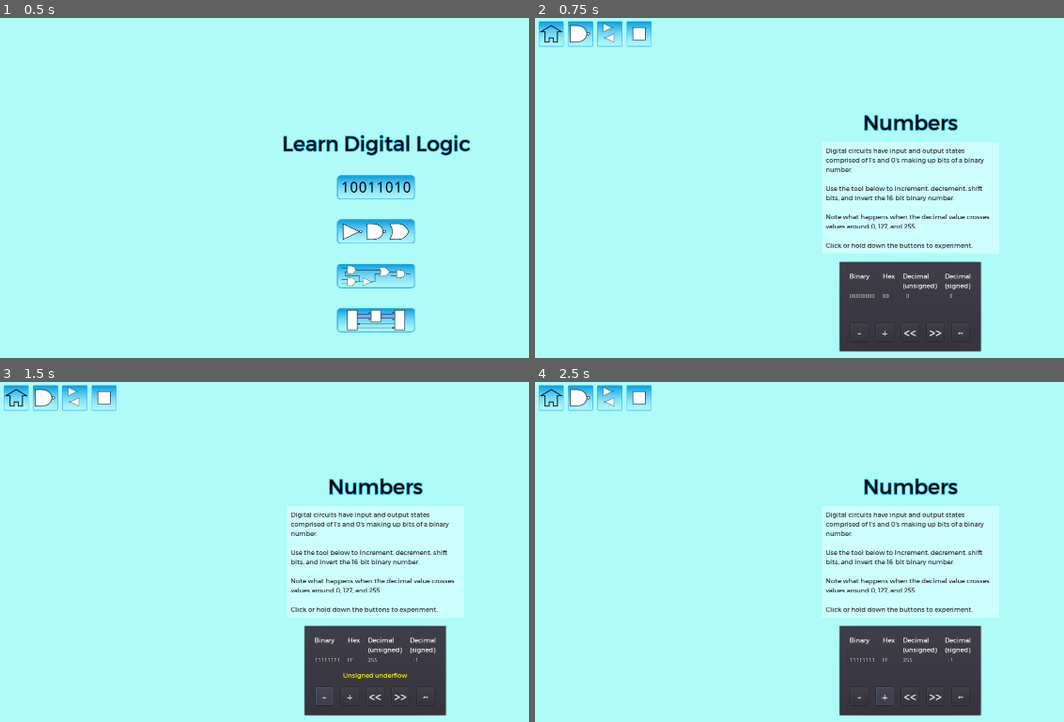
Above: before the commit, frames 1-4 (two rows, left to right).
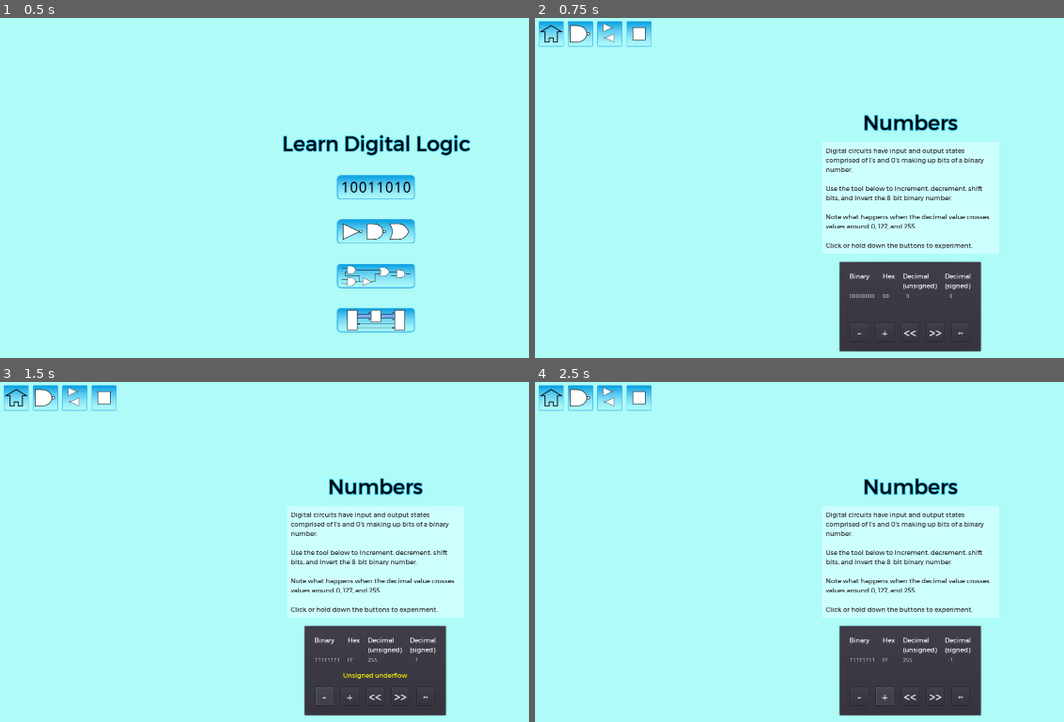
Above: after the commit, the same moments.

Repository: andrew-wilkes/digital-logic
Game: Godot game, scene res://Main.tscn
Two runs of this game, one before a commit and one after it. Both use one fixed random seed, a clock stepped at 60 frames per second and the inputs below.
Inputs (mouse positions are in pixels of both pictures, inside the frame that each line leads up to):
- Up to frame 1 (0.5 s): no input
- Up to frame 2 (0.75 s): click (910, 188) at 0.5 s
- Up to frame 3 (1.5 s): click "-" at 1.25 s
- Up to frame 4 (2.5 s): click "+" at 2 s

Frame 1 is identical in both runs. In frame 2, 0.1% of the frame differs, in the area x 66-80%, y 52-54%; in frame 3, 0.1%; in frame 4, 0.1%.

Commit message:
Correct 16-bits to 8-bits in text

Diff:
--- a/game/Numbers.tscn
+++ b/game/Numbers.tscn
@@ -41,7 +41,7 @@
 [node name="TextPanel" parent="VBox" instance=ExtResource( 4 )]
 text = "Digital circuits have input and output states comprised of 1's and 0's making up bits of a binary number.
 
-Use the tool below to increment, decrement, shift bits, and invert the 16-bit binary number.
+Use the tool below to increment, decrement, shift bits, and invert the 8-bit binary number.
 
 Note what happens when the decimal value crosses values around 0, 127, and 255.
 
